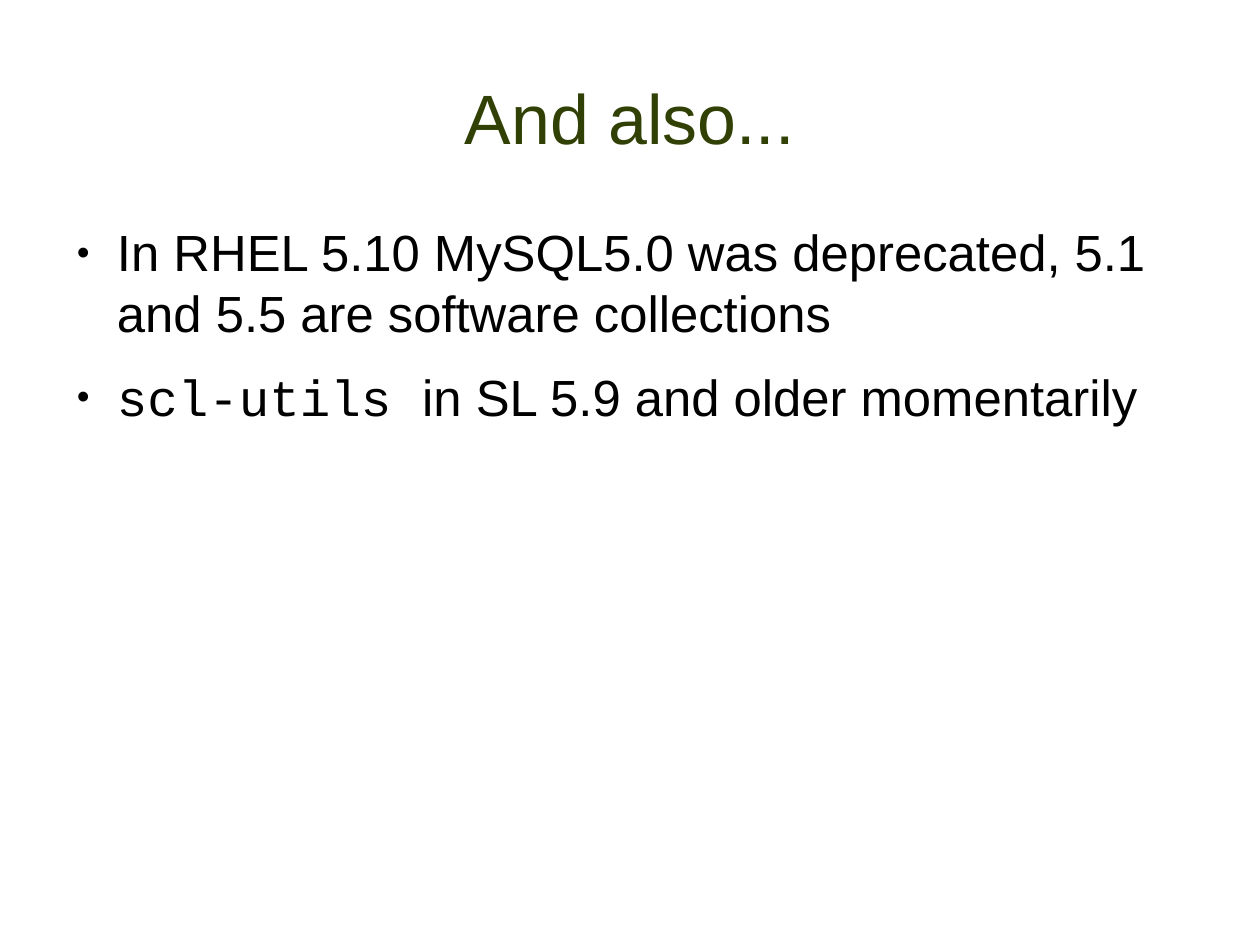
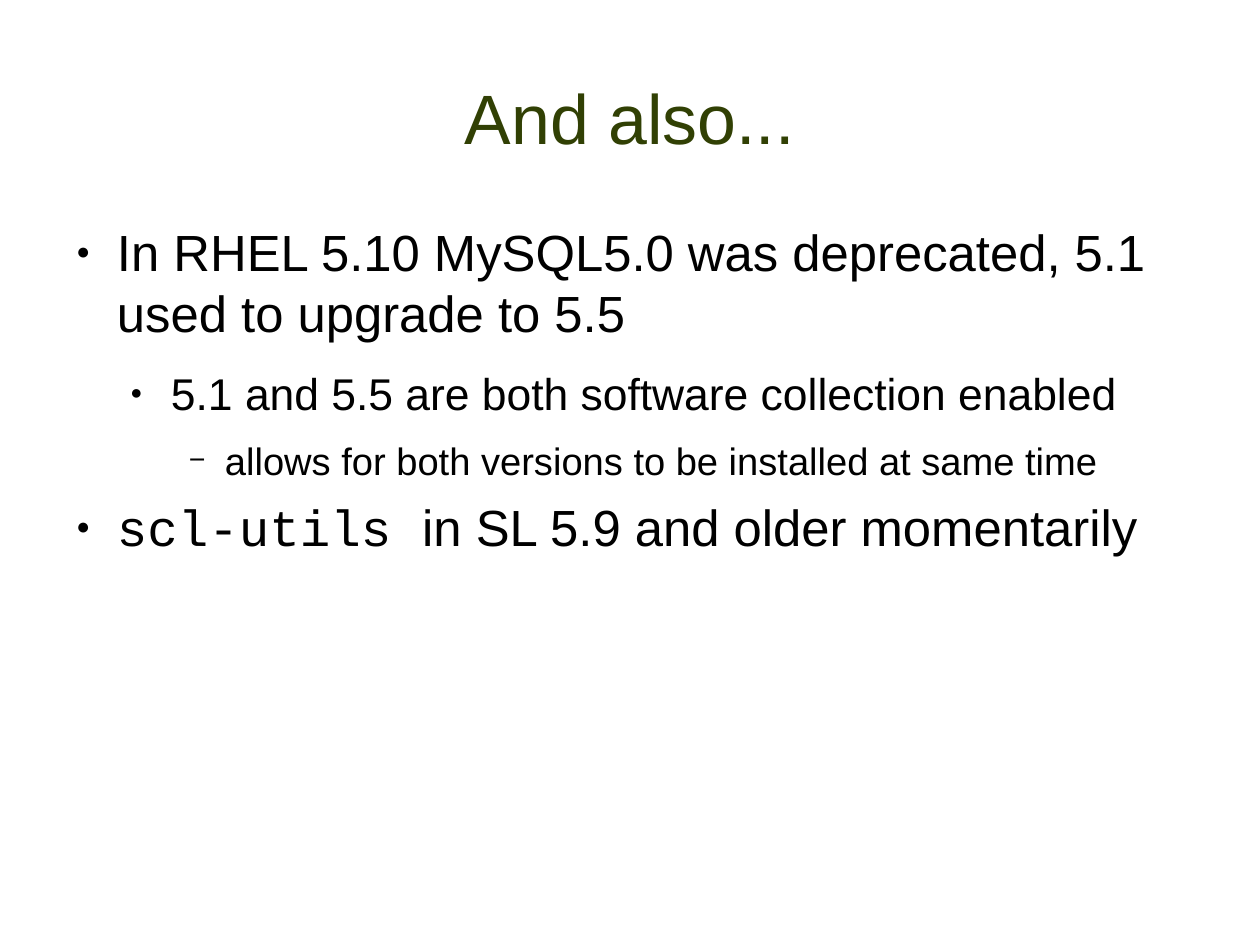
Before and after one commit to misterbonnie/presentations, a slide deck: slide 25 of lugdec14.odp (slide 24 before the commit). Drawn at 1260x945 pixels with LibreOffice and Linux fonts; fonts in the diff are those of the drawing; background and template pictures are left out. Boxes give left, top, right and bottom in pixels: in the first picture for what was removed or moved away, otherwise in the second. Text is boxed around its words. In the diff, an @@ line names an element or a change of style, - is before the commit and + after.

```diff
--- a/lugdec14.odp
+++ b/lugdec14.odp
@@ text at box(117, 234, 1146, 476): text changed @@
-● In RHEL 5.10 MySQL5.0 was deprecated, 5.1 and 5.5 are software collections
+● In RHEL 5.10 MySQL5.0 was deprecated, 5.1 used to upgrade to 5.5
+  ● 5.1 and 5.5 are both software collection enabled
+    − allows for both versions to be installed at same time
```
Also in this commit, not shown: 4 other slides changed, 2 slides added, 2 slides removed.
